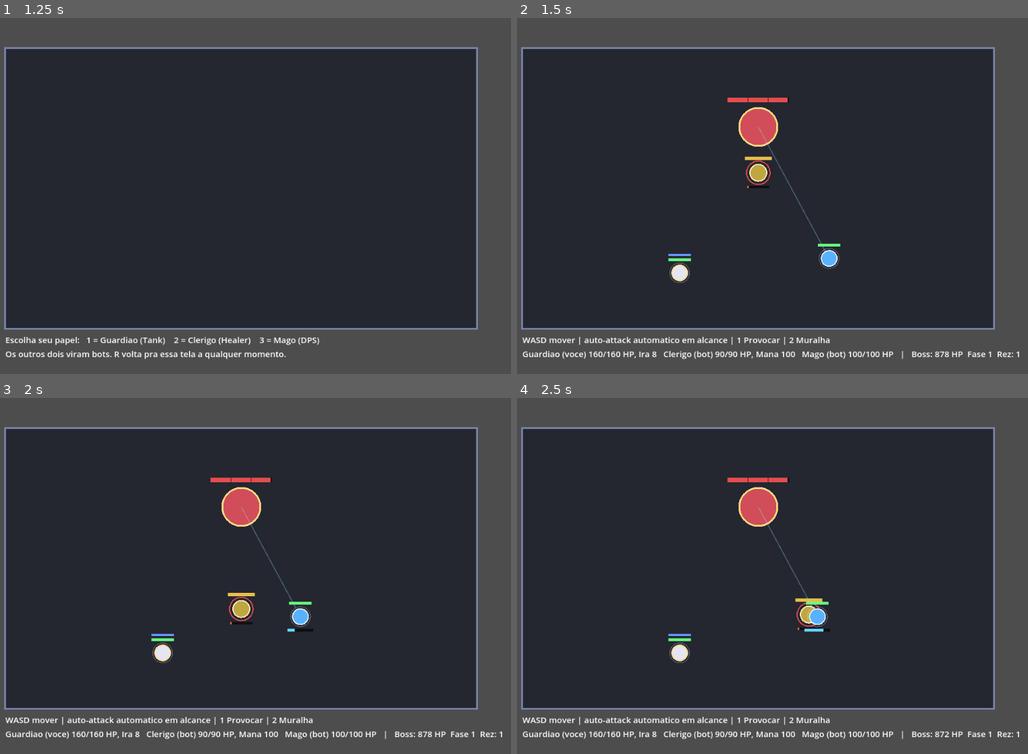
Above: before the commit, frames 1-4 (two rows, left to right).
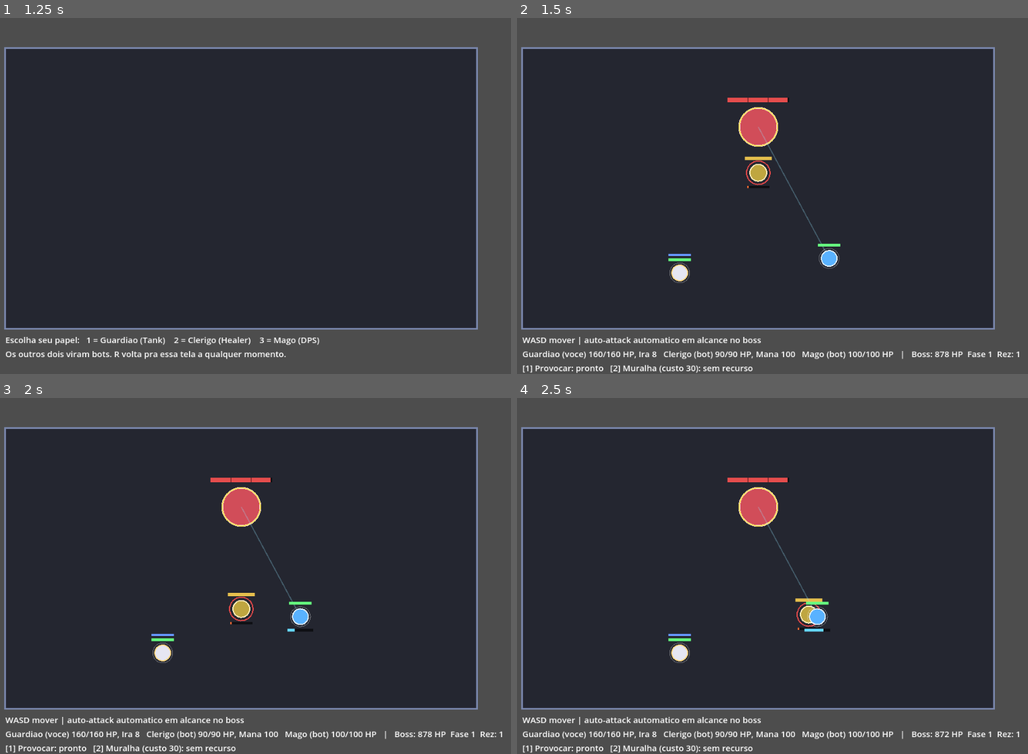
Above: after the commit, the same moments.

Repository: fcbicalho-cloud/Impossiblebosses
Game: Godot game, scene res://Main.tscn
Same seed, same stepped clock (60 frames per second), same inputs: the game is played once before the commit and once after it.
Inputs (mouse positions are in pixels of both pictures, inside the frame that each line leads up to):
- Up to frame 1 (1.25 s): tap Enter at 0.5 s; move the mouse to (357, 174) at 0.52 s; hold D from 0.53 s (still down); tap R at 0.6 s; click (357, 174) at 0.67 s
- Up to frame 2 (1.5 s): tap Space at 1.25 s; move the mouse to (649, 213) at 1.27 s; release D at 1.28 s; hold S from 1.28 s (still down); tap 1 at 1.35 s
- Up to frame 3 (2 s): keep holding S
- Up to frame 4 (2.5 s): move the mouse to (813, 494) at 2.02 s; release S at 2.03 s; hold D from 2.03 s (still down); tap 2 at 2.1 s

Frame 1 is identical in both runs. In frame 2, 0.6% of the frame differs, in the area x 1-62%, y 89-100%; in frame 3, 0.6%; in frame 4, 0.6%.

Commit message:
feat: bots mais ativos + HUD de cooldown/custo das habilidades
Corrige dois problemas reportados jogando a trindade:

Bots mais ativos:
- clerigo.gd: bot para de ficar parado sempre (moving=false hardcoded);
  agora usa _aoe_flee_vector() (mesmo helper do Mago-bot) pra desviar de
  AoE quando ameacado, e fica parado so pra curar quando seguro.
- mago.gd: bot agora reavalia o alvo periodicamente (nao so quando o
  atual morre) e prioriza qualquer Add vivo sobre o Boss, entao troca
  de alvo de verdade quando um add aparece.

HUD de cooldown/custo:
- guardiao.gd/clerigo.gd: novo get_ability_info(index) publico expondo
  nome, custo, recurso atual/maximo e cooldown restante/maximo de cada
  habilidade (antes eram todos campos privados sem getter).
- mago.gd: get_cast_status() equivalente pro estado da conjuracao (sem
  habilidades por tecla).
- main.gd: nova linha no HUD (_format_ability_line) mostrando cooldown
  regressivo e custo em tempo real pro papel controlado pelo humano.

Co-Authored-By: Claude Sonnet 5 <noreply@anthropic.com>
Claude-Session: https://claude.ai/code/session_01AGq6QZNWbbKFDuXbKAjmXP

Diff:
--- a/scripts/clerigo.gd
+++ b/scripts/clerigo.gd
@@ -62,7 +62,7 @@
 
 	var moving: bool
 	if is_bot:
-		moving = false  # bot fica parado (simplificação — sem dodge de AoE)
+		moving = _bot_move(delta)
 		_bot_decide()
 	else:
 		moving = _human_move(delta)
@@ -78,6 +78,15 @@
 		position += dir.normalized() * SPEED * delta
 		_clamp_to_arena()
 	return moving
+
+
+func _bot_move(delta: float) -> bool:
+	var flee := _aoe_flee_vector()
+	if flee != Vector2.ZERO:
+		position += flee * SPEED * delta
+		_clamp_to_arena()
+		return true
+	return false
 
 
 func _progress_cast(delta: float, moving: bool) -> void:
@@ -109,6 +118,49 @@
 		boss.add_threat(self, amount)
 
 
+## Usado pelo HUD (main.gd) para desenhar o painel de habilidades: nome,
+## custo, recurso atual/máximo e cooldown restante/máximo. Cura e Rez não têm
+## cooldown próprio (só custo de mana + tempo de cast), então retornam 0/0.
+func get_ability_info(index: int) -> Dictionary:
+	if index == 1:
+		return {
+			"name": "Cura",
+			"cost": CURA_COST,
+			"resource_current": mana,
+			"resource_max": MANA_MAX,
+			"cooldown_remaining": 0.0,
+			"cooldown_max": 0.0,
+		}
+	elif index == 2:
+		return {
+			"name": "Cura Rapida",
+			"cost": RAPIDA_COST,
+			"resource_current": mana,
+			"resource_max": MANA_MAX,
+			"cooldown_remaining": _rapida_cd,
+			"cooldown_max": RAPIDA_COOLDOWN,
+		}
+	elif index == 3:
+		return {
+			"name": "Escudo",
+			"cost": ESCUDO_COST,
+			"resource_current": mana,
+			"resource_max": MANA_MAX,
+			"cooldown_remaining": _escudo_cd,
+			"cooldown_max": ESCUDO_COOLDOWN,
+		}
+	elif index == 4:
+		return {
+			"name": "Ressurreicao (%d carga)" % (boss.rez_charges if boss != null and is_instance_valid(boss) else 0),
+			"cost": REZ_COST,
+			"resource_current": mana,
+			"resource_max": MANA_MAX,
+			"cooldown_remaining": 0.0,
+			"cooldown_max": 0.0,
+		}
+	return {}
+
+
 func activate_ability(index: int) -> void:
 	if not alive:
 		return
--- a/scripts/guardiao.gd
+++ b/scripts/guardiao.gd
@@ -94,6 +94,30 @@
 			boss.add_threat(self, ATTACK_DAMAGE * THREAT_MULTIPLIER)
 
 
+## Usado pelo HUD (main.gd) para desenhar o painel de habilidades: nome,
+## custo, recurso atual/máximo e cooldown restante/máximo.
+func get_ability_info(index: int) -> Dictionary:
+	if index == 1:
+		return {
+			"name": "Provocar",
+			"cost": 0.0,
+			"resource_current": ira,
+			"resource_max": IRA_MAX,
+			"cooldown_remaining": _taunt_cd,
+			"cooldown_max": TAUNT_COOLDOWN,
+		}
+	elif index == 2:
+		return {
+			"name": "Muralha",
+			"cost": MURALHA_IRA_COST,
+			"resource_current": ira,
+			"resource_max": IRA_MAX,
+			"cooldown_remaining": _muralha_cd,
+			"cooldown_max": MURALHA_COOLDOWN,
+		}
+	return {}
+
+
 func activate_ability(index: int) -> void:
 	if not alive:
 		return
--- a/scripts/mago.gd
+++ b/scripts/mago.gd
@@ -16,10 +16,13 @@
 
 var target = null  # Boss ou Add (inimigos) — sem tipo fixo de propósito
 
+const RETARGET_INTERVAL := 0.5
+
 var _attack_cd := 0.0
 var _cast_progress := 0.0
 var _casting := false
 var _interrupt_timer := 0.0
+var _retarget_cd := 0.0
 
 
 func _ready() -> void:
@@ -35,6 +38,10 @@
 		return
 	var moving: bool
 	if is_bot:
+		_retarget_cd -= delta
+		if _retarget_cd <= 0.0:
+			_retarget_cd = RETARGET_INTERVAL
+			_bot_retarget()
 		moving = _bot_move(delta)
 	else:
 		moving = _human_move(delta)
@@ -45,6 +52,32 @@
 	if target == null or not is_instance_valid(target):
 		_acquire_nearest_enemy()
 	queue_redraw()
+
+
+## Bot: prioriza matar Adds vivos sobre bater no Boss (troca de alvo real, não
+## só na morte do alvo atual). Reavaliado a cada RETARGET_INTERVAL, não todo
+## frame, pra evitar ficar trocando de alvo o tempo todo.
+func _bot_retarget() -> void:
+	if target != null and is_instance_valid(target) and target is Add:
+		return  # já está limpando um add, mantém até ele morrer
+	var nearest_add := _nearest_add()
+	if nearest_add != null:
+		target = nearest_add
+	elif target == null or not is_instance_valid(target):
+		_acquire_nearest_enemy()
+
+
+func _nearest_add() -> Node2D:
+	var best: Node2D = null
+	var best_d := INF
+	for n: Node2D in get_tree().get_nodes_in_group("add"):
+		if not is_instance_valid(n):
+			continue
+		var d: float = position.distance_to(n.position)
+		if d < best_d:
+			best_d = d
+			best = n
+	return best
 
 
 func _human_move(delta: float) -> bool:
@@ -112,6 +145,17 @@
 	return position.distance_to(target.position) <= ATTACK_RANGE
 
 
+## Usado pelo HUD (main.gd) — o Mago não tem habilidades ativadas por tecla,
+## então o painel mostra o estado da conjuração em vez de custo/cooldown.
+func get_cast_status() -> Dictionary:
+	return {
+		"casting": _casting,
+		"progress": _cast_progress,
+		"cast_time": CAST_TIME,
+		"interrupted": _interrupt_timer > 0.0,
+	}
+
+
 func cycle_target() -> void:
 	var list := _targetables()
 	if list.is_empty():
--- a/scripts/main.gd
+++ b/scripts/main.gd
@@ -261,7 +261,7 @@
 	var boss_txt := ""
 	if is_instance_valid(boss):
 		boss_txt = "Boss: %d HP  Fase %d  Rez: %d" % [int(round(boss.hp)), boss.phase, boss.rez_charges]
-	_hint_label.text = "%s\n%s   |   %s" % [_control_hint(), members_txt, boss_txt]
+	_hint_label.text = "%s\n%s   |   %s\n%s" % [_control_hint(), members_txt, boss_txt, _format_ability_line()]
 
 
 func _member_summary(m: PartyMember) -> String:
@@ -279,14 +279,65 @@
 
 
 func _control_hint() -> String:
-	match human_role:
-		"tank":
-			return "WASD mover | auto-attack automatico em alcance | 1 Provocar | 2 Muralha"
-		"healer":
-			return "WASD mover | 1 Cura(parado) | 2 Cura Rapida | 3 Escudo | 4 Rez"
-		"dps":
-			return "WASD mover | PARADO = conjura (dano principal) | Tab/clique = alvo"
+	if human_role == "tank":
+		return "WASD mover | auto-attack automatico em alcance no boss"
+	elif human_role == "healer":
+		return "WASD mover | cura sempre mira o aliado com menos vida"
+	elif human_role == "dps":
+		return "WASD mover | PARADO = conjura (dano principal) | Tab/clique = alvo"
 	return ""
+
+
+## Linha de habilidades: cooldown restante e custo de cada tecla, ou (pro
+## Mago, que não tem tecla de habilidade) o estado da conjuração.
+func _format_ability_line() -> String:
+	if human_unit == null or not is_instance_valid(human_unit):
+		return ""
+	if human_unit.has_method("get_ability_info"):
+		var parts := ""
+		for i in range(1, 5):
+			var info: Dictionary = human_unit.get_ability_info(i)
+			if info.is_empty():
+				continue
+			if parts != "":
+				parts += "   "
+			parts += _format_ability_slot(i, info)
+		return parts
+	elif human_unit.has_method("get_cast_status"):
+		var status: Dictionary = human_unit.get_cast_status()
+		return _format_cast_status(status)
+	return ""
+
+
+func _format_ability_slot(index: int, info: Dictionary) -> String:
+	var ability_name: String = info.get("name", "?")
+	var cost: float = info.get("cost", 0.0)
+	var resource_current: float = info.get("resource_current", 0.0)
+	var cd_remaining: float = info.get("cooldown_remaining", 0.0)
+	var status_txt := "pronto"
+	if cd_remaining > 0.05:
+		status_txt = "%.1fs" % cd_remaining
+	elif cost > 0.0 and resource_current < cost:
+		status_txt = "sem recurso"
+	var cost_txt := ""
+	if cost > 0.0:
+		cost_txt = " (custo %d)" % int(round(cost))
+	return "[%d] %s%s: %s" % [index, ability_name, cost_txt, status_txt]
+
+
+func _format_cast_status(status: Dictionary) -> String:
+	var casting: bool = status.get("casting", false)
+	var interrupted: bool = status.get("interrupted", false)
+	if casting:
+		var progress: float = status.get("progress", 0.0)
+		var cast_time: float = status.get("cast_time", 1.0)
+		var pct := 0
+		if cast_time > 0.0:
+			pct = int(round(100.0 * progress / cast_time))
+		return "Conjurando: %d%%" % pct
+	elif interrupted:
+		return "Conjuracao interrompida!"
+	return "Pronto pra conjurar (fique parado no alvo)"
 
 
 func _draw() -> void:
Not shown, changed: README.md
